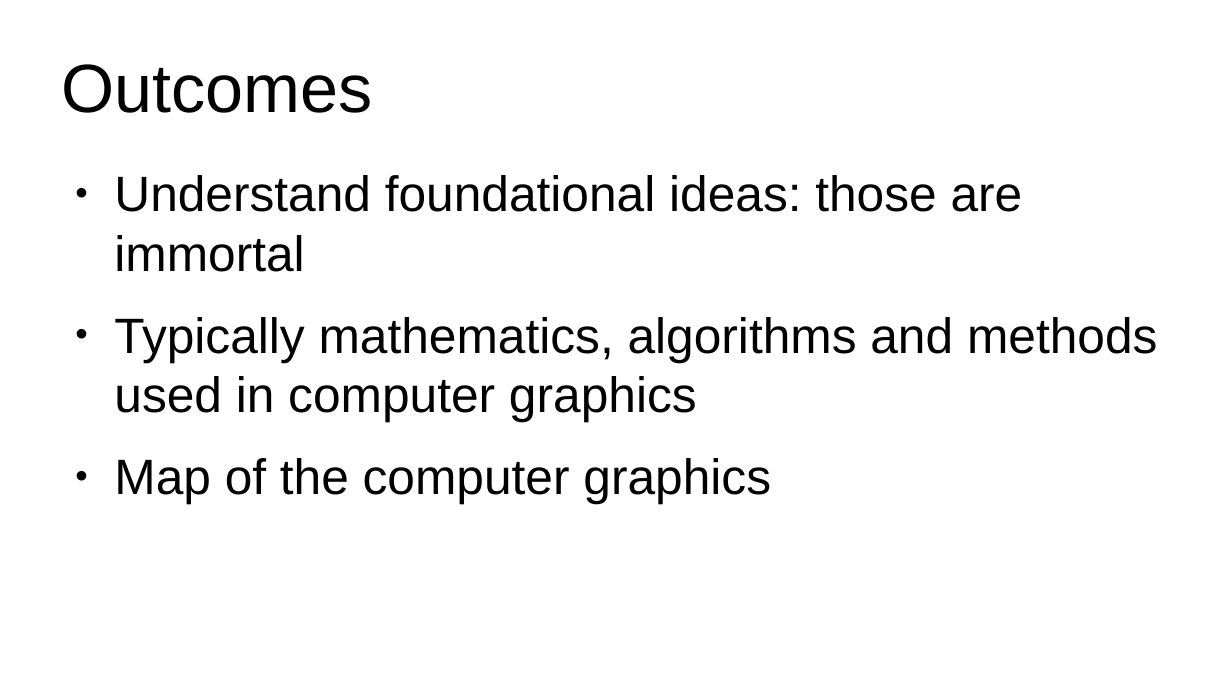
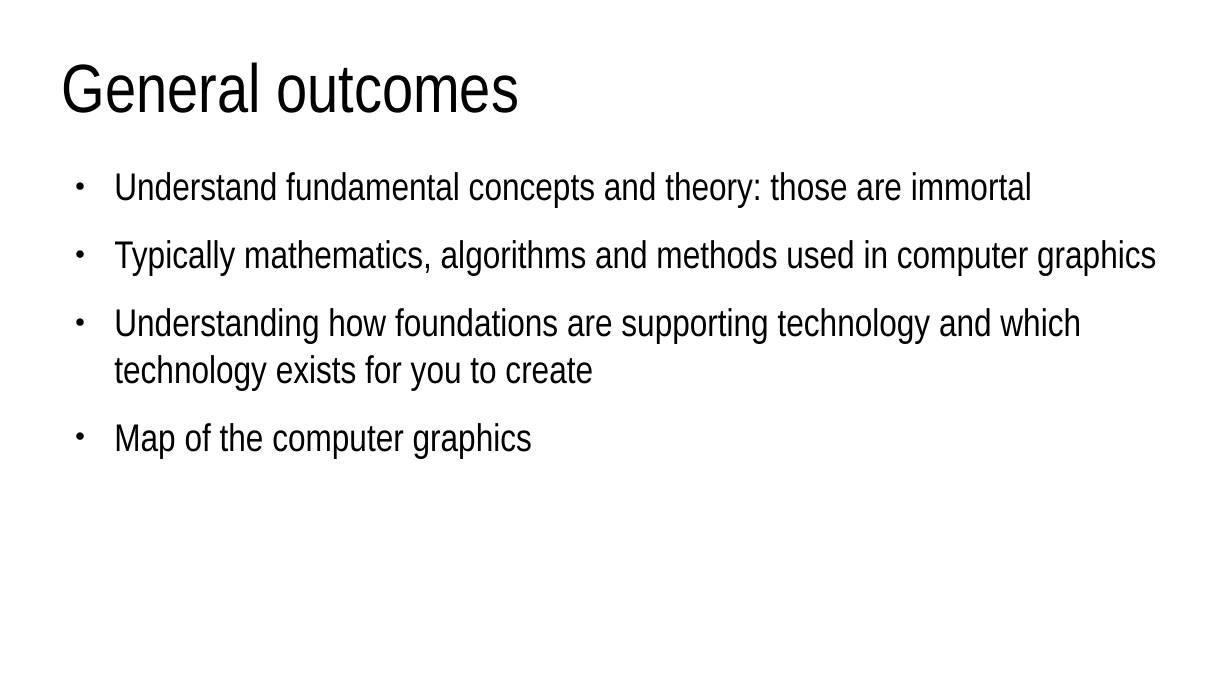
Before and after one commit to lorentzo/IntroductionToComputerGraphics, a slide deck: slide 20 of lectures/1_introduction/introduction.odp. Drawn at 1232x693 pixels with LibreOffice and Linux fonts; fonts in the diff are those of the drawing. Boxes give left, top, right and bottom in pixels: in the first picture for what was removed or moved away, otherwise in the second. Text is boxed around its words. In the diff, an @@ line names an element or a change of style, - is before the commit and + after.

```diff
--- a/lectures/1_introduction/introduction.odp
+++ b/lectures/1_introduction/introduction.odp
@@ title at [62,62,519,113]: text changed; font Arial to Arial Narrow @@
-Outcomes
+General outcomes
@@ text at [114,172,1032,208]: text changed; size 32 to 24.8 pt; font Arial to Arial Narrow @@
-● Understand foundational ideas: those are immortal
+● Understand fundamental concepts and theory: those are immortal
@@ text at [114,240,1156,459]: size 32 to 24.8 pt, font Arial to Arial Narrow in "Typically mathematics, algorithms and methods used in ...", "Map of the computer graphics" @@
@@ text at [114,308,1081,391]: paragraph added @@
+● Understanding how foundations are supporting technology and which technology exists for you to create
```
Also in this commit, not shown: 1 slide added, 2 other files.
